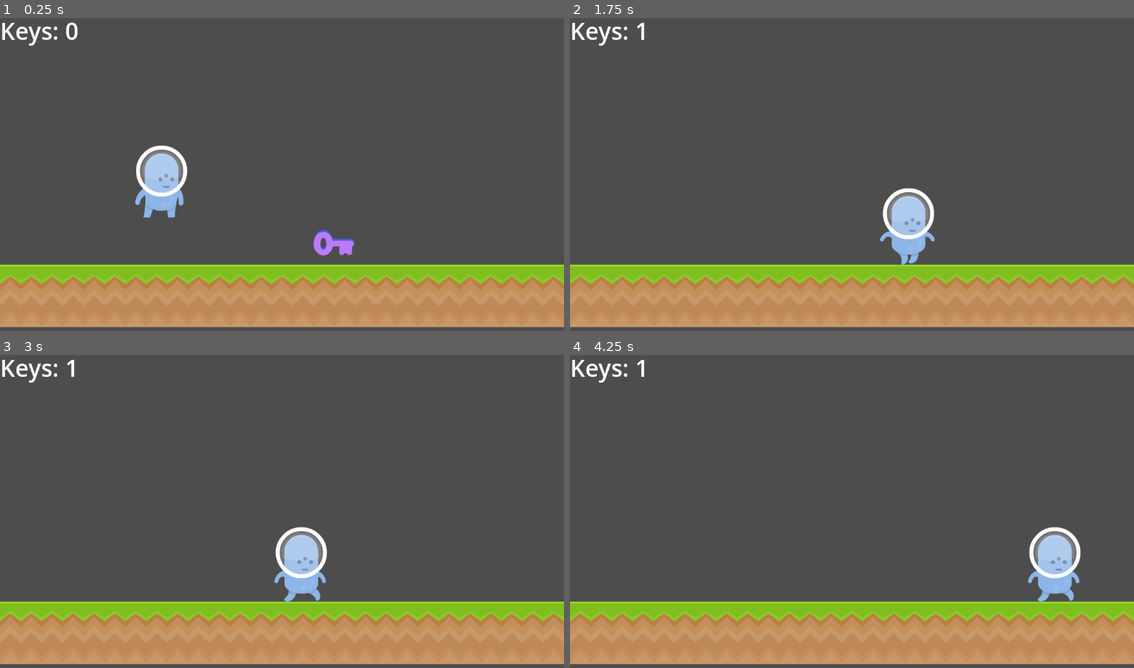
Above: before the commit, frames 1-4 (two rows, left to right).
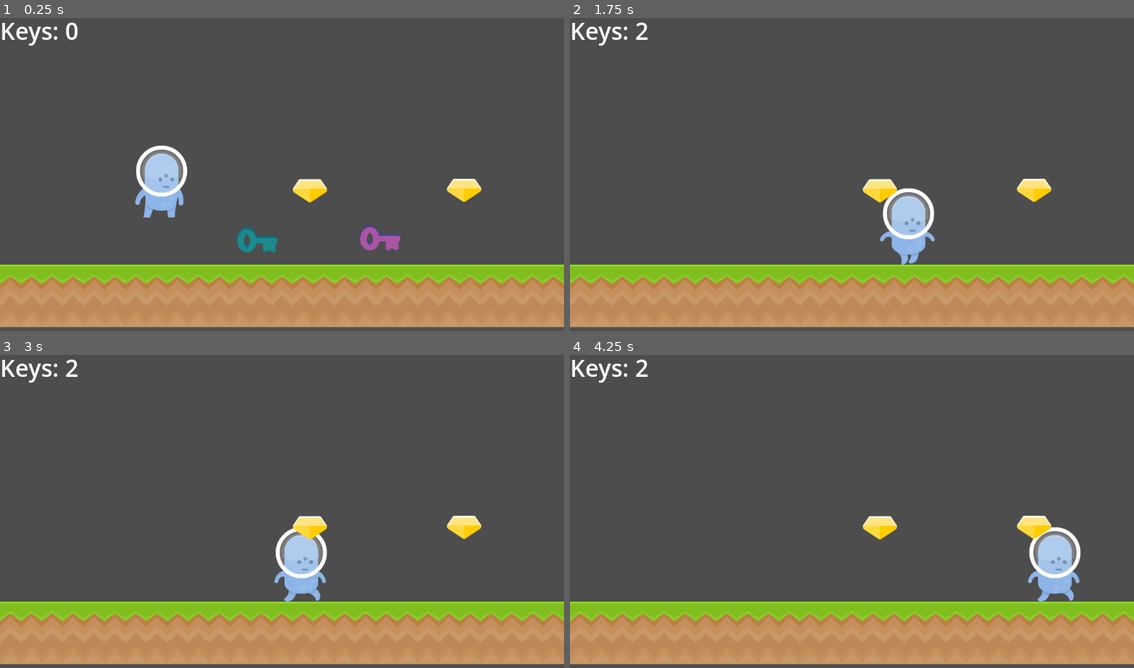
Above: after the commit, the same moments.

Repository: bsu-cs315/project2_demo
Game: Godot game, scene res://world/world.tscn
Two runs of this game, one before a commit and one after it. Both use one fixed random seed, a clock stepped at 60 frames per second and the inputs below. Sound files missing from this copy of the repository are replaced by a short silence.
Inputs:
- Up to frame 1 (0.25 s): no input
- Up to frame 2 (1.75 s): hold D (move_right) from 0.53 s (still down); tap Space (jump) at 0.77, 1.52 s
- Up to frame 3 (3 s): release D (move_right) at 2.03 s; hold A (move_left) 2.03-2.78 s; hold D (move_right) from 2.78 s (still down)
- Up to frame 4 (4.25 s): keep holding D (move_right); tap Space (jump) at 3.02, 3.77 s

The runs differ from the first frame. In frame 1, 1.7% of the frame differs, in the area x 42-86%, y 51-76%; in frame 2, 0.7%; in frame 3, 0.7%; in frame 4, 0.7%.

Commit message:
Generate gems or keys randomly in the world

Diff:
--- /dev/null
+++ b/project/gem/gem.tscn
@@ -0,0 +1,8 @@
+[gd_scene load_steps=2 format=3 uid="uid://b5ypae0ayib2q"]
+
+[ext_resource type="Texture2D" uid="uid://b6rtvibcsh3mk" path="res://gem/gemYellow.png" id="1_vqqh1"]
+
+[node name="Gem" type="Node2D"]
+
+[node name="GemYellow" type="Sprite2D" parent="."]
+texture = ExtResource("1_vqqh1")
--- a/project/world/world.gd
+++ b/project/world/world.gd
@@ -1,4 +1,15 @@
 extends Node2D
+
+const _OBJECT_TYPES := [
+	preload("res://key/key.tscn"),
+	preload("res://gem/gem.tscn"),
+]
+
+func _ready():
+	for child in $Objects.get_children():
+		var object : Node2D = _OBJECT_TYPES.pick_random().instantiate()
+		object.global_position = child.global_position
+		add_child(object)
 
 
 # Called every frame. 'delta' is the elapsed time since the previous frame.
--- a/project/world/world.tscn
+++ b/project/world/world.tscn
@@ -1,9 +1,8 @@
-[gd_scene load_steps=8 format=3 uid="uid://dc7b7ljkopad0"]
+[gd_scene load_steps=7 format=3 uid="uid://dc7b7ljkopad0"]
 
 [ext_resource type="Script" path="res://world/world.gd" id="1_2tnmf"]
 [ext_resource type="Texture2D" uid="uid://vdwpx42ravpm" path="res://world/grassMid.png" id="1_vk11b"]
 [ext_resource type="PackedScene" uid="uid://k2jvfl8ev78" path="res://alien/alien.tscn" id="2_fhoox"]
-[ext_resource type="PackedScene" uid="uid://c28y5f2f331ot" path="res://key/key.tscn" id="3_pa14e"]
 
 [sub_resource type="TileSetAtlasSource" id="TileSetAtlasSource_hcaa0"]
 texture = ExtResource("1_vk11b")
@@ -32,11 +31,22 @@
 [node name="Alien" parent="." instance=ExtResource("2_fhoox")]
 position = Vector2(329, 383)
 
-[node name="Key" parent="." instance=ExtResource("3_pa14e")]
-position = Vector2(681, 467)
-
 [node name="KeysLabel" type="Label" parent="."]
 offset_right = 40.0
 offset_bottom = 23.0
 text = "Keys: N"
 label_settings = SubResource("LabelSettings_gi8uq")
+
+[node name="Objects" type="Node" parent="."]
+
+[node name="Marker2D" type="Marker2D" parent="Objects"]
+position = Vector2(525, 461)
+
+[node name="Marker2D2" type="Marker2D" parent="Objects"]
+position = Vector2(633, 361)
+
+[node name="Marker2D3" type="Marker2D" parent="Objects"]
+position = Vector2(776, 457)
+
+[node name="Marker2D4" type="Marker2D" parent="Objects"]
+position = Vector2(948, 360)
Binary file added: project/gem/gemYellow.png
Not shown, added: project/gem/gemYellow.png.import
